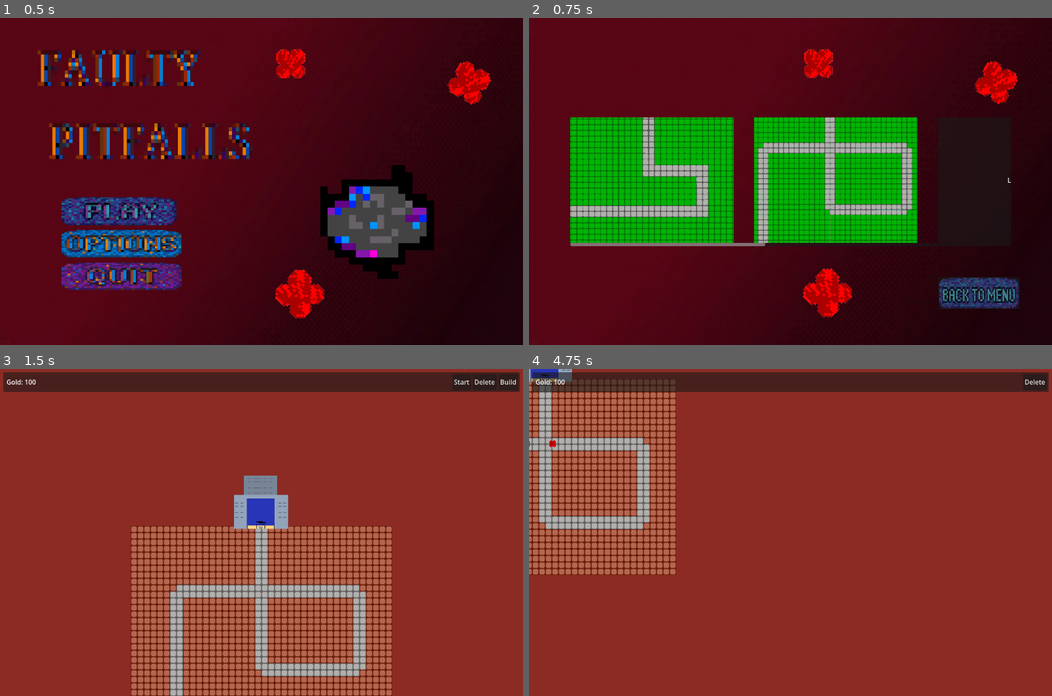
Above: before the commit, frames 1-4 (two rows, left to right).
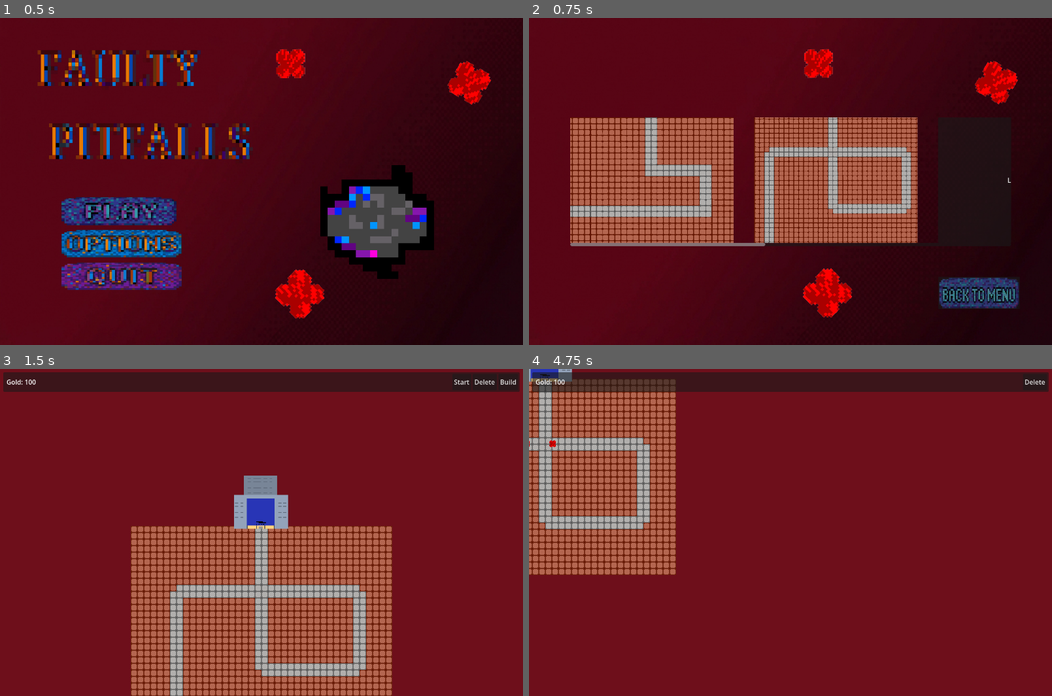
Above: after the commit, the same moments.

Repository: FrameXX/game-jam-02-2026
Game: Godot game, scene res://scenes/main_menu.tscn
Same seed, same stepped clock (60 frames per second), same inputs: the game is played once before the commit and once after it.
Inputs (mouse positions are in pixels of both pictures, inside the frame that each line leads up to):
- Up to frame 1 (0.5 s): no input
- Up to frame 2 (0.75 s): click (654, 210) at 0.5 s
- Up to frame 3 (1.5 s): click "LEVEL 2" at 1.25 s
- Up to frame 4 (4.75 s): click "Start" at 2 s; click (832, 669) at 2.75 s; move the mouse to (905, 516) at 3.52 s; hold Right (ui_right) 3.53-4.28 s; click (905, 516) at 3.67 s; move the mouse to (685, 548) at 4.27 s; hold Down (ui_down) from 4.28 s (still down)

Frame 1 is identical in both runs. In frame 2, 22% of the frame differs, in the area x 7-75%, y 30-69%; in frame 3, 67%; in frame 4, 78%, in the area x 0-100%, y 0-100%.

Commit message:
Asset changes

Diff:
--- a/scenes/game.tscn
+++ b/scenes/game.tscn
@@ -34,6 +34,6 @@
 anchor_bottom = 1.0
 grow_horizontal = 2
 grow_vertical = 2
-color = Color(0.5466945, 0.16986325, 0.13984683, 1)
+color = Color(0.4310832, 0.05987683, 0.10541903, 1)
 
 [connection signal="timeout" from="WaveManager/Timer" to="WaveManager" method="_on_timer_timeout"]
Binary file changed: assets/hole.png
Binary file changed: assets/map01.png
Binary file changed: assets/map02.png
